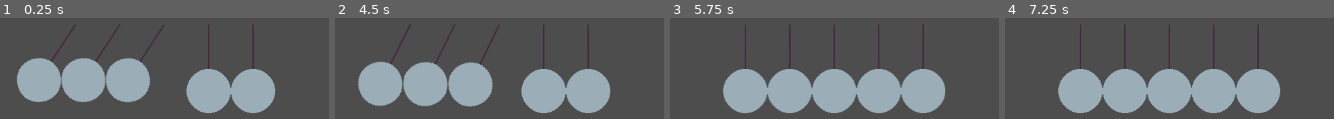
Above: before the commit, frames 1-4 (left to right).
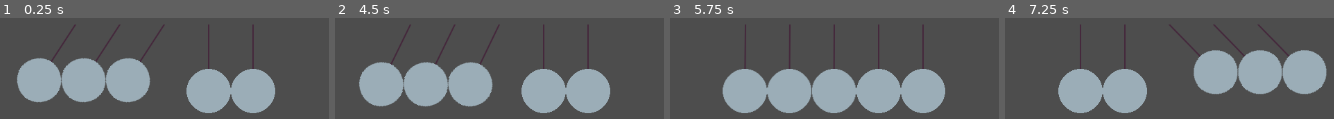
Above: after the commit, the same moments.

Repository: shakesbeare/NewtonsCradles
Game: Godot game, scene res://main.tscn
Two runs of this game, one before a commit and one after it. Both use one fixed random seed, a clock stepped at 60 frames per second and the inputs below.
Inputs:
- Up to frame 1 (0.25 s): no input
- Up to frame 2 (4.5 s): no input
- Up to frame 3 (5.75 s): no input
- Up to frame 4 (7.25 s): no input

The runs differ from the first frame. In frame 1, less than 0.1% of the frame differs, in the area x 5-32%, y 50-83%; in frame 2, 0.7%; in frame 3, 0.4%; in frame 4, 20%, in the area x 43-98%, y 6-95%.

Commit message:
Simulation remains stable indefinitely

Diff:
--- a/BallManager.gd
+++ b/BallManager.gd
@@ -40,21 +40,25 @@
 
         if distance <= 64:
             # set the distance = 64 and update the rotations
-            var angle = (top_connector1.rotation + top_connector2.rotation) / 2
-            top_connector1.rotation = angle
-            top_connector2.rotation = angle
+            var sign1 = top_connector1.rotation/ abs(top_connector1.rotation)
+            var sign2 = top_connector2.rotation / abs(top_connector2.rotation)
+            if sign1 < 0:
+                top_connector1.rotation = top_connector2.rotation
+            else:
+                top_connector2.rotation = top_connector1.rotation
 
             var temp = top_connector1.angular_velocity
             top_connector1.angular_velocity = top_connector2.angular_velocity
             top_connector2.angular_velocity = temp
 
-            if top_connector1.angular_velocity < 0.0001:
+            if abs(top_connector1.angular_velocity) < 0.001:
                 top_connector1.angular_velocity = 0
-            elif top_connector2.angular_velocity < 0.0001:
+
+            if abs(top_connector2.angular_velocity) < 0.001:
                 top_connector2.angular_velocity = 0
 
 
-func _physics_process(delta):
+func _physics_process(_delta):
     # loop through all the newton_balls
     # if any positions overlap (distance from center to center >= 64)
     # then, collide
Not shown: 1 places in ball.tscn that only renumber resources
Not shown, added: export_presets.cfg
Not shown: 1 places in main.tscn that only renumber resources
